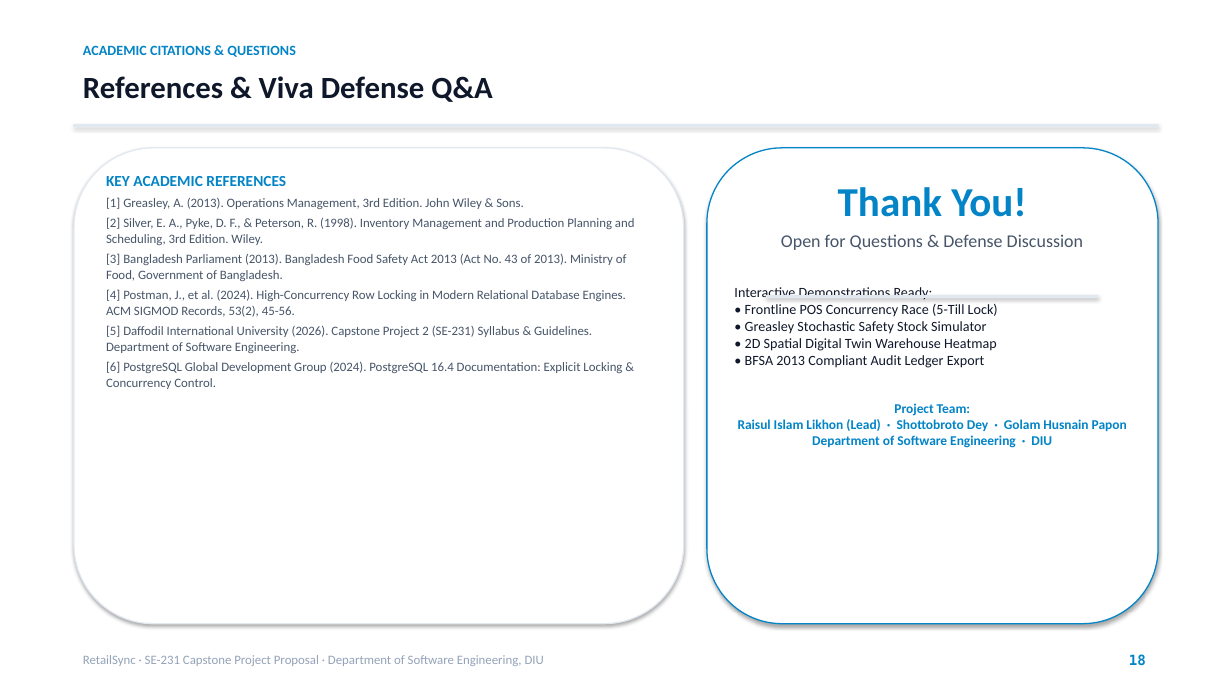
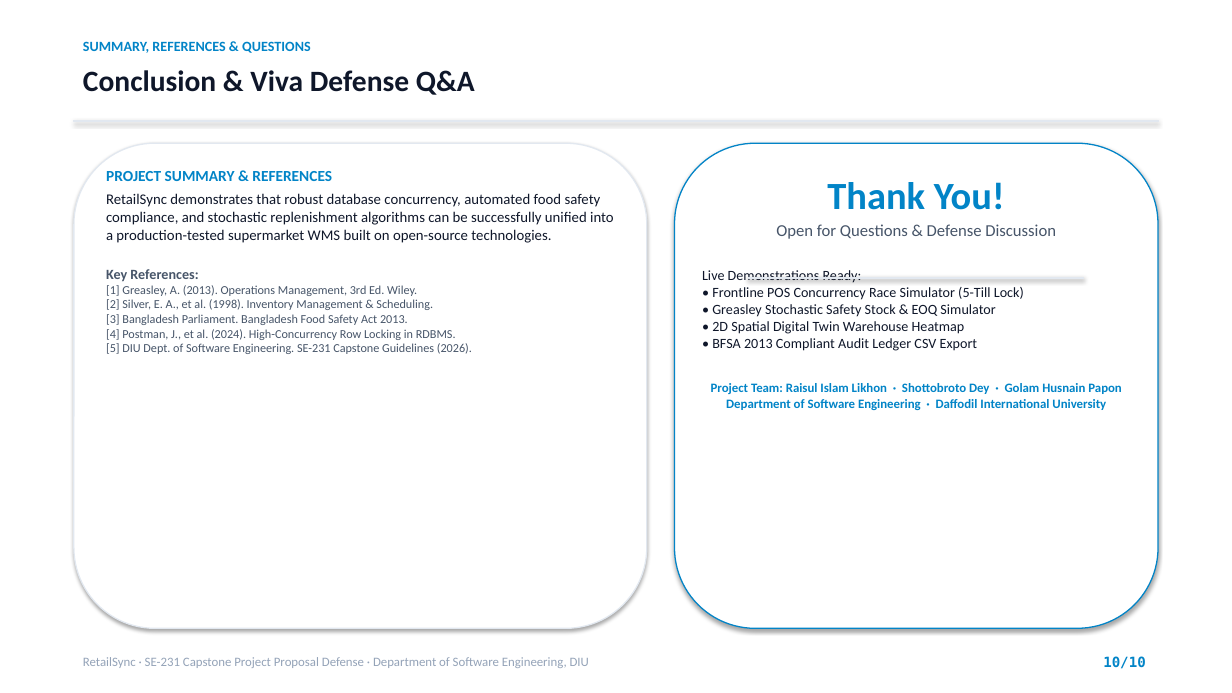
Before and after one commit to Likhon545466/retailsync, a slide deck: slide 10 of archive/RetailSync_Team_Sharing_Pack/03_Defense_Presentation_Deck.pptx (slide 18 before the commit). Drawn at 1232x693 pixels with LibreOffice and Linux fonts; fonts in the diff are those of the drawing. Boxes give left, top, right and bottom in pixels: in the first picture for what was removed or moved away, otherwise in the second. Text is boxed around its words. In the diff, an @@ line names an element or a change of style, - is before the commit and + after.

```diff
--- a/archive/RetailSync_Team_Sharing_Pack/03_Defense_Presentation_Deck.pptx
+++ b/archive/RetailSync_Team_Sharing_Pack/03_Defense_Presentation_Deck.pptx
@@ text at <box>83,41,311,53</box>: text changed @@
-ACADEMIC CITATIONS & QUESTIONS
+SUMMARY, REFERENCES & QUESTIONS
@@ text at <box>83,70,475,95</box>: text changed; size 24 to 23 pt @@
-References & Viva Defense Q&A
+Conclusion & Viva Defense Q&A
@@ rectangle: place and size @@
-rectangle at <box>74,125,1158,126</box>
+rectangle at <box>74,120,1158,121</box>
@@ rounded rectangle: place and size @@
-rounded rectangle at <box>74,148,684,624</box>
+rounded rectangle at <box>74,143,647,628</box>
@@ rounded rectangle: place and size @@
-rounded rectangle at <box>707,148,1158,624</box>
+rounded rectangle at <box>675,143,1158,628</box>
@@ text at <box>106,171,614,354</box>: text changed; size 10 to 9.5 pt @@
-KEY ACADEMIC REFERENCES
-[1] Greasley, A. (2013). Operations Management, 3rd Edition. John Wiley & Sons.
-[2] Silver, E. A., Pyke, D. F., & Peterson, R. (1998). Inventory Management and Production Planning and Scheduling, 3rd Edition. Wiley.
-[3] Bangladesh Parliament (2013). Bangladesh Food Safety Act 2013 (Act No. 43 of 2013). Ministry of Food, Government of Bangladesh.
-[4] Postman, J., et al. (2024). High-Concurrency Row Locking in Modern Relational Database Engines. ACM SIGMOD Records, 53(2), 45-56.
-[5] Daffodil International University (2026). Capstone Project 2 (SE-231) Syllabus & Guidelines. Department of Software Engineering.
-[6] PostgreSQL Global Development Group (2024). PostgreSQL 16.4 Documentation: Explicit Locking & Concurrency Control.
+PROJECT SUMMARY & REFERENCES
+RetailSync demonstrates that robust database concurrency, automated food safety compliance, and stochastic replenishment algorithms can be successfully unified into a production-tested supermarket WMS built on open-source technologies.
+Key References:
+[1] Greasley, A. (2013). Operations Management, 3rd Ed. Wiley.
+[2] Silver, E. A., et al. (1998). Inventory Management & Scheduling.
+[3] Bangladesh Parliament. Bangladesh Food Safety Act 2013.
+[4] Postman, J., et al. (2024). High-Concurrency Row Locking in RDBMS.
+[5] DIU Dept. of Software Engineering. SE-231 Capstone Guidelines (2026).
@@ text "Thank You!": place and size @@
-text "Thank You!" at <box>734,187,1127,448</box>
+text "Thank You!" at <box>702,182,1121,410</box>
@@ text at <box>776,182,1056,239</box>: size 32 to 30 pt in "Thank You!"; size 14 to 13 pt in "Open for Questions & Defense Discussion"; less space between paragraphs @@
@@ text at <box>702,270,1121,410</box>: text changed @@
-Interactive Demonstrations Ready:
-• Frontline POS Concurrency Race (5-Till Lock)
-• Greasley Stochastic Safety Stock Simulator
-• 2D Spatial Digital Twin Warehouse Heatmap
-• BFSA 2013 Compliant Audit Ledger Export
-Project Team:
-Raisul Islam Likhon (Lead) · Shottobroto Dey · Golam Husnain Papon
-Department of Software Engineering · DIU
+Live Demonstrations Ready:
+• Frontline POS Concurrency Race Simulator (5-Till Lock)
+• Greasley Stochastic Safety Stock & EOQ Simulator
+• 2D Spatial Digital Twin Warehouse Heatmap
+• BFSA 2013 Compliant Audit Ledger CSV Export
+Project Team: Raisul Islam Likhon · Shottobroto Dey · Golam Husnain Papon
+Department of Software Engineering · Daffodil International University
@@ rectangle: place and size @@
-rectangle at <box>767,296,1098,297</box>
+rectangle at <box>749,277,1084,278</box>
@@ text at <box>83,657,589,668</box>: text changed @@
-RetailSync · SE-231 Capstone Project Proposal · Department of Software Engineering, DIU
+RetailSync · SE-231 Capstone Project Proposal Defense · Department of Software Engineering, DIU
@@ text added at <box>1103,656,1146,669</box>, 11 pt, text #0284C7, bold @@
+10/10
@@ text removed at <box>1129,654,1146,666</box> @@
-18
```
Also in this commit, not shown: 5 other slides changed, 4 slides added, 12 slides removed, 3 other files.
